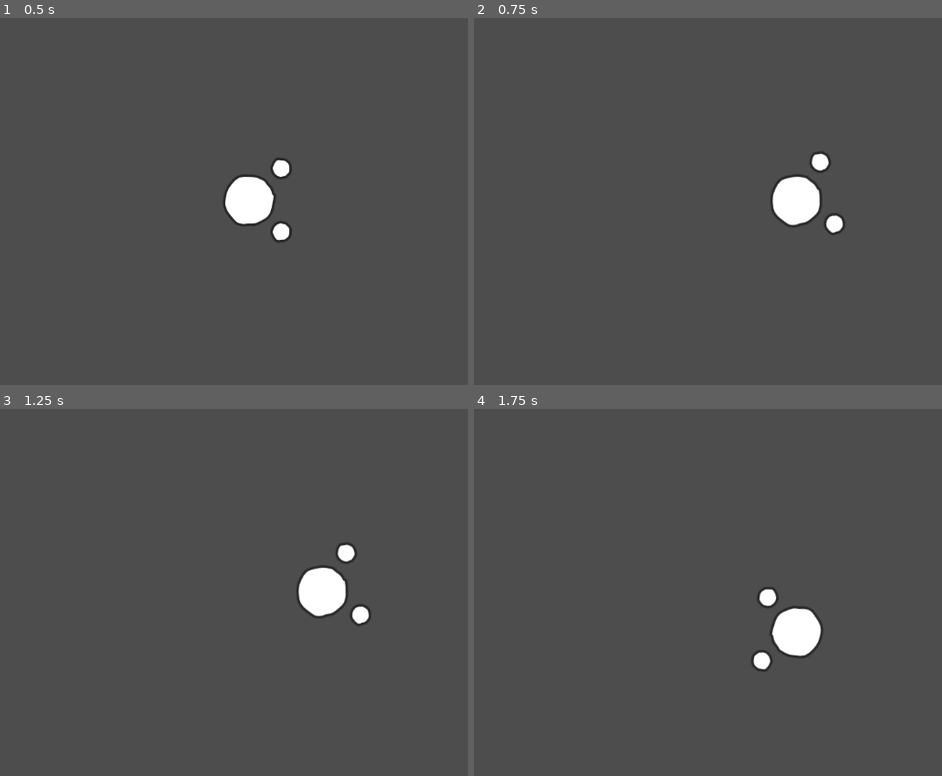
Above: before the commit, frames 1-4 (two rows, left to right).
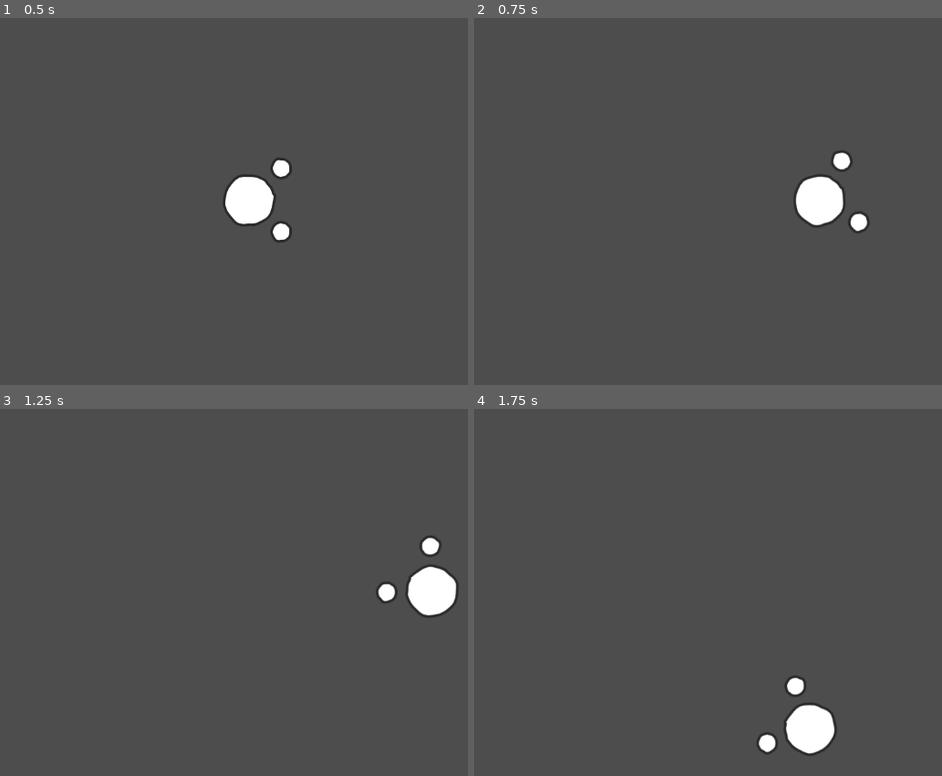
Above: after the commit, the same moments.

Repository: Josephblt/alchromist
Game: Godot game, scene res://scenes/character/player.tscn
Two runs of this game, one before a commit and one after it. Both use one fixed random seed, a clock stepped at 60 frames per second and the inputs below. The project has no main scene, so this scene is started directly.
Inputs (mouse positions are in pixels of both pictures, inside the frame that each line leads up to):
- Up to frame 1 (0.5 s): no input
- Up to frame 2 (0.75 s): tap Enter at 0.5 s; move the mouse to (885, 179) at 0.52 s; press the mouse at (885, 179) at 0.53 s; hold Right (Move Right) from 0.53 s (still down)
- Up to frame 3 (1.25 s): keep holding Right (Move Right)
- Up to frame 4 (1.75 s): move the mouse to (576, 610) at 1.27 s; release Right (Move Right) at 1.28 s; release the mouse at (576, 610) at 1.28 s; hold Down (Move Down) from 1.28 s (still down); right-click (576, 610) at 1.35 s

Frame 1 is identical in both runs. In frame 2, 2.2% of the frame differs, in the area x 63-85%, y 36-60%; in frame 3, 3.2%; in frame 4, 3.2%, in the area x 59-78%, y 48-95%.

Commit message:
Camera smoothing enbaled. Render order changed.

Diff:
--- a/scenes/character/player.tscn
+++ b/scenes/character/player.tscn
@@ -4,10 +4,13 @@
 [ext_resource type="Script" uid="uid://qhj5j3wpjnp" path="res://scripts/character/player.gd" id="2_tum32"]
 
 [node name="Player" node_paths=PackedStringArray("level_layers") instance=ExtResource("1_vt0b6")]
+z_index = 2
 script = ExtResource("2_tum32")
 level_layers = []
 
 [node name="Camera" type="Camera2D" parent="." index="0"]
+limit_smoothed = true
+position_smoothing_enabled = true
 drag_horizontal_enabled = true
 drag_vertical_enabled = true
 editor_draw_limits = true
